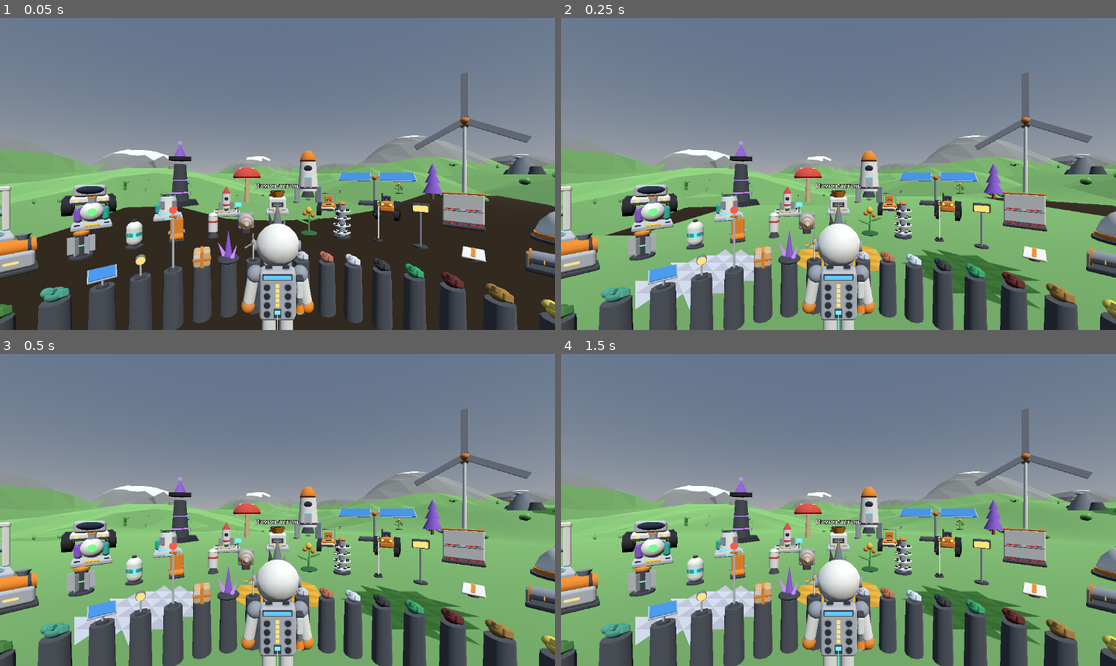
Above: before the commit, frames 1-4 (two rows, left to right).
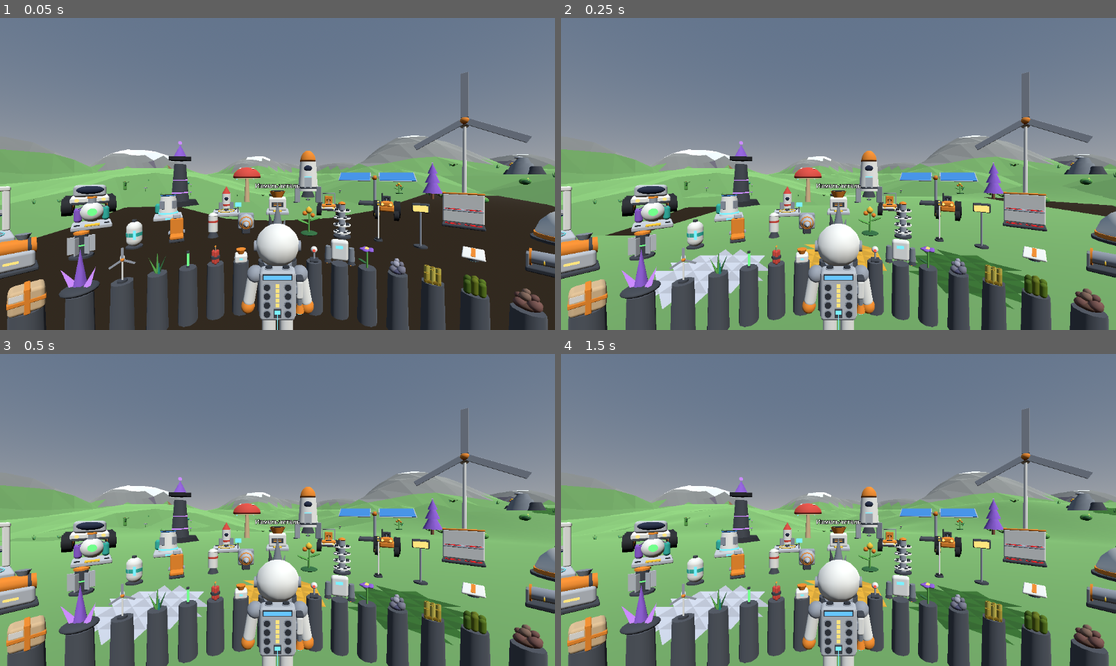
Above: after the commit, the same moments.

Repository: Vano3667/Astro-Planet
Game: Godot game, scene res://main.tscn
The game is run twice, just before and just after one commit, with the same random seed, the same clock (stepped at 60 frames per second) and the same inputs.
Inputs:
- Up to frame 1 (0.05 s): no input
- Up to frame 2 (0.25 s): no input
- Up to frame 3 (0.5 s): no input
- Up to frame 4 (1.5 s): tap Enter at 1.25 s

The runs differ from the first frame. In frame 1, 14% of the frame differs, in the area x 0-100%, y 60-100%; in frame 2, 15%; in frame 3, 15%; in frame 4, 15%.

Commit message:
Модели, набор 6: самородки 14 ресурсов по описаниям внешнего вида
Прочитан data/appearance/resources.md (закрытый репозиторий). У каждого
ресурса теперь своя форма и свои цвета вместо одного комка с перекраской:
гроздь шаров (компаунд, глина), соты из трубок (смола), связка столбиков
(органика), гранёный шар (кварц, аммоний), звезда из игл (графит, титанит,
литий), бугристый куб (латерит, сфалерит, гематит), стопка досок
(малахит), ступенчатые плиты (вольфрамит). Цвета взяты из замеров.
Прежние догадки о цветах были неверны: кварц бледно-розовый, а не белый,
компаунд серо-сиреневый, малахит ржаво-оливковый.

Сборщик: деталь-цилиндр с пометкой flat строится с плоскими гранями.

Diff:
--- a/game/models/index.gd
+++ b/game/models/index.gd
@@ -4,15 +4,21 @@
 # Sets are looked up from the newest to the oldest, so a newer set can replace a model.
 # To add a set: write models_setN.gd like models_set4.gd and add it here.
 # Set 5 only replaces existing models (fixes after looking at pictures): no catalog, no palette.
+# Set 6 holds the resource nuggets; the old one-shape "nugget" entries are left out of the
+# catalog (the model itself stays: main.gd may still build it).
 
 const Set2 := preload("res://models/models.gd")
 const Set3 := preload("res://models/models_set3.gd")
 const Set4 := preload("res://models/models_set4.gd")
 const Set5 := preload("res://models/models_set5.gd")
+const Set6 := preload("res://models/models_set6.gd")
 
 
 static func get_parts(id: String) -> Array:
 	var p: Array = Set5.parts5(id)
+	if not p.is_empty():
+		return p
+	p = Set6.parts6(id)
 	if not p.is_empty():
 		return p
 	p = Set4.parts4(id)
@@ -25,6 +31,8 @@
 
 
 static func get_color(key: String) -> Color:
+	if Set6.PALETTE6.has(key):
+		return Set6.PALETTE6[key]
 	if Set4.PALETTE4.has(key):
 		return Set4.PALETTE4[key]
 	if Set3.PALETTE3.has(key):
@@ -33,11 +41,19 @@
 
 
 static func get_tint(key: String) -> Color:
+	if Set6.TINTS6.has(key):
+		return Set6.TINTS6[key]
 	return Set2.get_tint(key)
 
 
 static func get_catalog() -> Array:
-	var all: Array = Set2.get_catalog()
+	var all: Array = []
+	for item in Set2.get_catalog():
+		var entry: Dictionary = item
+		if str(entry["id"]) == "nugget":
+			continue
+		all.append(entry)
 	all.append_array(Set3.CATALOG3)
 	all.append_array(Set4.CATALOG4)
+	all.append_array(Set6.CATALOG6)
 	return all
--- a/game/models/model_builder.gd
+++ b/game/models/model_builder.gd
@@ -3,6 +3,7 @@
 # All parts of one model are merged into one mesh with vertex colors:
 # surface 0 is lit, an optional second surface is unshaded (glow parts).
 # Boxes get rounded edges (a small automatic bevel, or the part's own "b" value).
+# A cylinder part with "flat": true, or with fewer than 4 sides, is built here with flat faces.
 # If res://models/custom/<id>.tscn or .glb exists, it is used instead,
 # so a generated model can be replaced by a hand-made one without code changes.
 # Written without running the engine; checked by the GitHub build.
@@ -167,8 +168,9 @@
 		# Seen on the pictures: a cylinder asked for 3 sides came out with 4 (the triangle mark
 		# on platforms was a rhombus). The engine's cylinder seems to have at least 4 sides
 		# (from memory, not checked in its source), so a prism with fewer sides is built here.
+		# The same prism is used for parts marked "flat": faceted stones and crystals.
 		var sides: int = int(part.get("seg", 12))
-		if sides < 4:
+		if sides < 4 or bool(part.get("flat", false)):
 			var cs: Vector3 = part["s"]
 			var top_d: float = cs.z
 			if top_d < 0.0:
--- /dev/null
+++ b/game/models/models_set6.gd
@@ -0,0 +1,247 @@
+extends "res://models/models.gd"
+# Model set 6: resource nuggets, made from the word descriptions and measured colors in
+# astro-planet-research, data/appearance/resources.md (private repository).
+# Before this set every nugget was the same lump with a different color.
+# What is repeated from the reference: the family of the shape (cluster of balls, honeycomb of
+# tubes, star of needles, faceted ball, bumpy cube, stack of planks, stepped plates) and the
+# colors. The geometry is own, from simple shapes. Sizes are own values: a nugget is about
+# 0.22 m wide, so that it fits a small slot (PITCH 0.30 in models_set4.gd).
+# Not made: refined metals, alloys, gases - they are not dug from the ground.
+# Written without running the engine; the agent has not seen pictures of these models.
+
+const PALETTE6 := {
+	"n_compound": Color(0.47, 0.47, 0.53),
+	"n_compound_l": Color(0.66, 0.66, 0.72),
+	"n_compound_d": Color(0.345, 0.345, 0.47),
+	"n_clay": Color(0.47, 0.31, 0.28),
+	"n_clay_l": Color(0.53, 0.41, 0.345),
+	"n_clay_d": Color(0.41, 0.28, 0.22),
+	"n_resin": Color(0.72, 0.63, 0.19),
+	"n_resin_l": Color(0.78, 0.72, 0.28),
+	"n_resin_d": Color(0.60, 0.47, 0.03),
+	"n_organic": Color(0.345, 0.47, 0.03),
+	"n_organic_l": Color(0.41, 0.47, 0.03),
+	"n_organic_d": Color(0.28, 0.41, 0.03),
+	"n_quartz": Color(0.85, 0.69, 0.75),
+	"n_quartz_l": Color(0.91, 0.78, 0.85),
+	"n_quartz_d": Color(0.85, 0.66, 0.72),
+	"n_ammonium": Color(0.66, 0.565, 0.345),
+	"n_ammonium_l": Color(0.78, 0.66, 0.41),
+	"n_ammonium_d": Color(0.41, 0.345, 0.22),
+	"n_graphite": Color(0.19, 0.19, 0.19),
+	"n_graphite_l": Color(0.28, 0.28, 0.22),
+	"n_titanite": Color(0.28, 0.31, 0.06),
+	"n_titanite_l": Color(0.41, 0.47, 0.09),
+	"n_lithium": Color(0.50, 0.31, 0.25),
+	"n_lithium_l": Color(0.66, 0.53, 0.345),
+	"n_laterite": Color(0.25, 0.19, 0.31),
+	"n_laterite_blue": Color(0.22, 0.28, 0.41),
+	"n_laterite_rust": Color(0.22, 0.09, 0.09),
+	"n_sphalerite": Color(0.345, 0.28, 0.41),
+	"n_sphalerite_l": Color(0.345, 0.28, 0.47),
+	"n_sphalerite_d": Color(0.345, 0.28, 0.345),
+	"n_hematite": Color(0.19, 0.08, 0.08),
+	"n_hematite_l": Color(0.28, 0.03, 0.03),
+	"n_hematite_d": Color(0.16, 0.09, 0.09),
+	"n_malachite": Color(0.60, 0.28, 0.22),
+	"n_malachite_olive": Color(0.41, 0.41, 0.28),
+	"n_malachite_d": Color(0.47, 0.22, 0.09),
+	"n_wolframite": Color(0.25, 0.345, 0.03),
+	"n_wolframite_l": Color(0.53, 0.60, 0.345),
+}
+
+# Resource colors for parts with the "tint" color (deposits in the showroom).
+# They replace the earlier guesses in sets 1 and 2.
+const TINTS6 := {
+	"compound": Color(0.47, 0.47, 0.53),
+	"resin": Color(0.72, 0.63, 0.19),
+	"organic": Color(0.345, 0.47, 0.03),
+	"clay": Color(0.47, 0.31, 0.28),
+	"quartz": Color(0.85, 0.69, 0.75),
+	"graphite": Color(0.19, 0.19, 0.19),
+	"laterite": Color(0.25, 0.19, 0.31),
+	"ammonium": Color(0.66, 0.565, 0.345),
+	"malachite": Color(0.60, 0.28, 0.22),
+	"sphalerite": Color(0.345, 0.28, 0.41),
+	"hematite": Color(0.19, 0.08, 0.08),
+	"wolframite": Color(0.25, 0.345, 0.03),
+	"titanite": Color(0.41, 0.47, 0.09),
+	"lithium": Color(0.50, 0.31, 0.25),
+}
+
+const CATALOG6 := [
+	{"id": "nugget_compound", "title": "Самородок: компаунд", "ring": 0},
+	{"id": "nugget_resin", "title": "Самородок: смола", "ring": 0},
+	{"id": "nugget_organic", "title": "Самородок: органика", "ring": 0},
+	{"id": "nugget_clay", "title": "Самородок: глина", "ring": 0},
+	{"id": "nugget_quartz", "title": "Самородок: кварц", "ring": 0},
+	{"id": "nugget_graphite", "title": "Самородок: графит", "ring": 0},
+	{"id": "nugget_laterite", "title": "Самородок: латерит", "ring": 0},
+	{"id": "nugget_ammonium", "title": "Самородок: аммоний", "ring": 0},
+	{"id": "nugget_malachite", "title": "Самородок: малахит", "ring": 0},
+	{"id": "nugget_sphalerite", "title": "Самородок: сфалерит", "ring": 0},
+	{"id": "nugget_hematite", "title": "Самородок: гематит", "ring": 0},
+	{"id": "nugget_wolframite", "title": "Самородок: вольфрамит", "ring": 0},
+	{"id": "nugget_titanite", "title": "Самородок: титанит", "ring": 0},
+	{"id": "nugget_lithium", "title": "Самородок: литий", "ring": 0},
+]
+
+
+static func parts6(id: String) -> Array:
+	match id:
+		"nugget_compound":
+			return _ball_cluster("n_compound", "n_compound_l", "n_compound_d")
+		"nugget_clay":
+			return _ball_cluster("n_clay", "n_clay_l", "n_clay_d")
+		"nugget_resin":
+			return _tube_cluster("n_resin", "n_resin_l", "n_resin_d")
+		"nugget_organic":
+			return _capsule_bale("n_organic", "n_organic_l", "n_organic_d")
+		"nugget_quartz":
+			return _facet_ball("n_quartz", "n_quartz_l", "n_quartz_d")
+		"nugget_ammonium":
+			return _facet_ball("n_ammonium", "n_ammonium_l", "n_ammonium_d")
+		"nugget_graphite":
+			return _needle_star("n_graphite", "n_graphite_l")
+		"nugget_titanite":
+			return _needle_star("n_titanite", "n_titanite_l")
+		"nugget_lithium":
+			return _needle_star("n_lithium", "n_lithium_l")
+		"nugget_laterite":
+			return _bumpy_cube("n_laterite", "n_laterite_blue", "n_laterite_rust")
+		"nugget_sphalerite":
+			return _bumpy_cube("n_sphalerite", "n_sphalerite_l", "n_sphalerite_d")
+		"nugget_hematite":
+			return _bumpy_cube("n_hematite", "n_hematite_l", "n_hematite_d")
+		"nugget_malachite":
+			return _plank_stack("n_malachite", "n_malachite_olive", "n_malachite_d")
+		"nugget_wolframite":
+			return _plate_stack("n_wolframite", "n_wolframite_l")
+	return []
+
+
+# Cylinder or cone with flat faces (see model_builder.gd, key "flat").
+static func fc(d: float, h: float, x: float, y: float, z: float, c: String, rx := 0.0, ry := 0.0, rz := 0.0, d_top := -1.0, seg := 6) -> Dictionary:
+	var p: Dictionary = cy(d, h, x, y, z, c, rx, ry, rz, d_top, seg)
+	p["flat"] = true
+	return p
+
+
+# A bunch of smooth balls on a dark base.
+static func _ball_cluster(m: String, l: String, d: String) -> Array:
+	return [
+		sp(0.20, 0.10, 0.20, 0.0, 0.05, 0.0, d),
+		sp(0.12, 0.12, 0.12, -0.05, 0.08, -0.04, m),
+		sp(0.11, 0.11, 0.11, 0.06, 0.07, -0.03, m),
+		sp(0.10, 0.10, 0.10, 0.0, 0.07, 0.06, l),
+		sp(0.09, 0.09, 0.09, -0.07, 0.07, 0.05, m),
+		sp(0.10, 0.10, 0.10, 0.02, 0.15, -0.01, l),
+		sp(0.08, 0.08, 0.08, -0.05, 0.15, 0.02, m),
+		sp(0.07, 0.07, 0.07, 0.07, 0.13, 0.04, m),
+		sp(0.07, 0.07, 0.07, 0.01, 0.20, 0.02, l),
+	]
+
+
+# A block of upright tubes with open ends, like a honeycomb.
+static func _tube_cluster(m: String, l: String, d: String) -> Array:
+	var a: Array = [rb(0.20, 0.05, 0.20, 0.0, 0.025, 0.0, d, 0.015)]
+	var heights: Array = [0.16, 0.20, 0.14, 0.21, 0.17, 0.22, 0.15, 0.19, 0.16]
+	var k: int = 0
+	for iz in 3:
+		for ix in 3:
+			var h: float = float(heights[k])
+			var x: float = (float(ix) - 1.0) * 0.068
+			var z: float = (float(iz) - 1.0) * 0.068
+			var col: String = m
+			if k % 2 == 1:
+				col = l
+			a.append(cy(0.066, h, x, h * 0.5, z, col, 0.0, 0.0, 0.0, -1.0, 8))
+			a.append(cy(0.044, 0.004, x, h + 0.001, z, d, 0.0, 0.0, 0.0, -1.0, 8))
+			k += 1
+	return a
+
+
+# A tight bundle of upright posts with rounded ends.
+static func _capsule_bale(m: String, l: String, d: String) -> Array:
+	var a: Array = []
+	var heights: Array = [0.19, 0.22, 0.18, 0.21, 0.20, 0.22, 0.18, 0.21, 0.19]
+	var cols: Array = [m, l, d]
+	var k: int = 0
+	for iz in 3:
+		for ix in 3:
+			var h: float = float(heights[k])
+			var x: float = (float(ix) - 1.0) * 0.07
+			var z: float = (float(iz) - 1.0) * 0.07
+			var col: String = str(cols[k % 3])
+			a.append(cp(0.078, h, x, h * 0.5, z, col))
+			k += 1
+	return a
+
+
+# A ball with flat faces: three rings of seven faces.
+static func _facet_ball(m: String, l: String, d: String) -> Array:
+	return [
+		fc(0.09, 0.07, 0.0, 0.035, 0.0, d, 0.0, 0.0, 0.0, 0.23, 7),
+		fc(0.23, 0.07, 0.0, 0.105, 0.0, m, 0.0, 0.0, 0.0, 0.23, 7),
+		fc(0.23, 0.07, 0.0, 0.175, 0.0, l, 0.0, 0.0, 0.0, 0.09, 7),
+	]
+
+
+# Thin needles through one center, like a sea urchin.
+static func _needle_star(m: String, l: String) -> Array:
+	var a: Array = [sp(0.07, 0.07, 0.07, 0.0, 0.12, 0.0, m)]
+	# x = tilt from vertical, y = turn around the vertical axis, degrees
+	var lines: Array = [
+		Vector2(0.0, 0.0),
+		Vector2(55.0, 0.0), Vector2(55.0, 72.0), Vector2(55.0, 144.0), Vector2(55.0, 216.0), Vector2(55.0, 288.0),
+		Vector2(90.0, 18.0), Vector2(90.0, 78.0), Vector2(90.0, 138.0),
+	]
+	for i in lines.size():
+		var ln: Vector2 = lines[i]
+		var col: String = m
+		if i % 2 == 1:
+			col = l
+		var length: float = 0.24
+		if ln.x > 80.0:
+			length = 0.22
+		a.append(cy(0.024, length, 0.0, 0.12, 0.0, col, 0.0, ln.y, ln.x, -1.0, 5))
+	return a
+
+
+# A rounded cube covered with faceted lumps. c2 and c3 are on opposite sides,
+# which gives the two-colored look of the blue and rust nugget.
+static func _bumpy_cube(c1: String, c2: String, c3: String) -> Array:
+	return [
+		rb(0.18, 0.16, 0.18, 0.0, 0.09, 0.0, c1, 0.03),
+		fc(0.12, 0.05, 0.0, 0.185, 0.0, c2, 0.0, 20.0, 0.0, 0.05, 5),
+		fc(0.11, 0.05, 0.10, 0.09, 0.0, c2, 0.0, 0.0, -90.0, 0.05, 5),
+		fc(0.11, 0.05, -0.10, 0.09, 0.0, c3, 0.0, 0.0, 90.0, 0.05, 5),
+		fc(0.11, 0.05, 0.0, 0.09, 0.10, c3, 90.0, 0.0, 0.0, 0.05, 5),
+		fc(0.11, 0.05, 0.0, 0.09, -0.10, c2, -90.0, 0.0, 0.0, 0.05, 5),
+		fc(0.07, 0.04, 0.05, 0.175, 0.05, c3, 10.0, 0.0, -15.0, 0.03, 5),
+		fc(0.07, 0.04, -0.05, 0.175, -0.04, c1, -10.0, 0.0, 15.0, 0.03, 5),
+	]
+
+
+# Flat planks laid crosswise in layers.
+static func _plank_stack(a_col: String, b_col: String, d_col: String) -> Array:
+	return [
+		rb(0.20, 0.06, 0.085, 0.0, 0.03, -0.05, a_col, 0.008),
+		rb(0.20, 0.06, 0.085, 0.0, 0.03, 0.05, b_col, 0.008),
+		rb(0.085, 0.06, 0.20, -0.05, 0.09, 0.0, b_col, 0.008),
+		rb(0.085, 0.06, 0.20, 0.05, 0.09, 0.0, a_col, 0.008),
+		rb(0.20, 0.06, 0.085, 0.0, 0.15, -0.05, a_col, 0.008),
+		rb(0.20, 0.06, 0.085, 0.0, 0.15, 0.05, d_col, 0.008),
+		rb(0.085, 0.05, 0.19, 0.0, 0.205, 0.0, b_col, 0.008),
+	]
+
+
+# Flat plates stacked with a shift, with stepped edges.
+static func _plate_stack(d: String, l: String) -> Array:
+	return [
+		rb(0.20, 0.05, 0.20, 0.0, 0.025, 0.0, d, 0.006),
+		rb(0.17, 0.05, 0.17, 0.012, 0.075, -0.01, l, 0.006),
+		rb(0.20, 0.05, 0.18, -0.008, 0.125, 0.008, d, 0.006),
+		rb(0.14, 0.05, 0.15, 0.02, 0.175, 0.015, l, 0.006),
+		rb(0.09, 0.04, 0.09, -0.03, 0.22, -0.02, d, 0.006),
+	]
